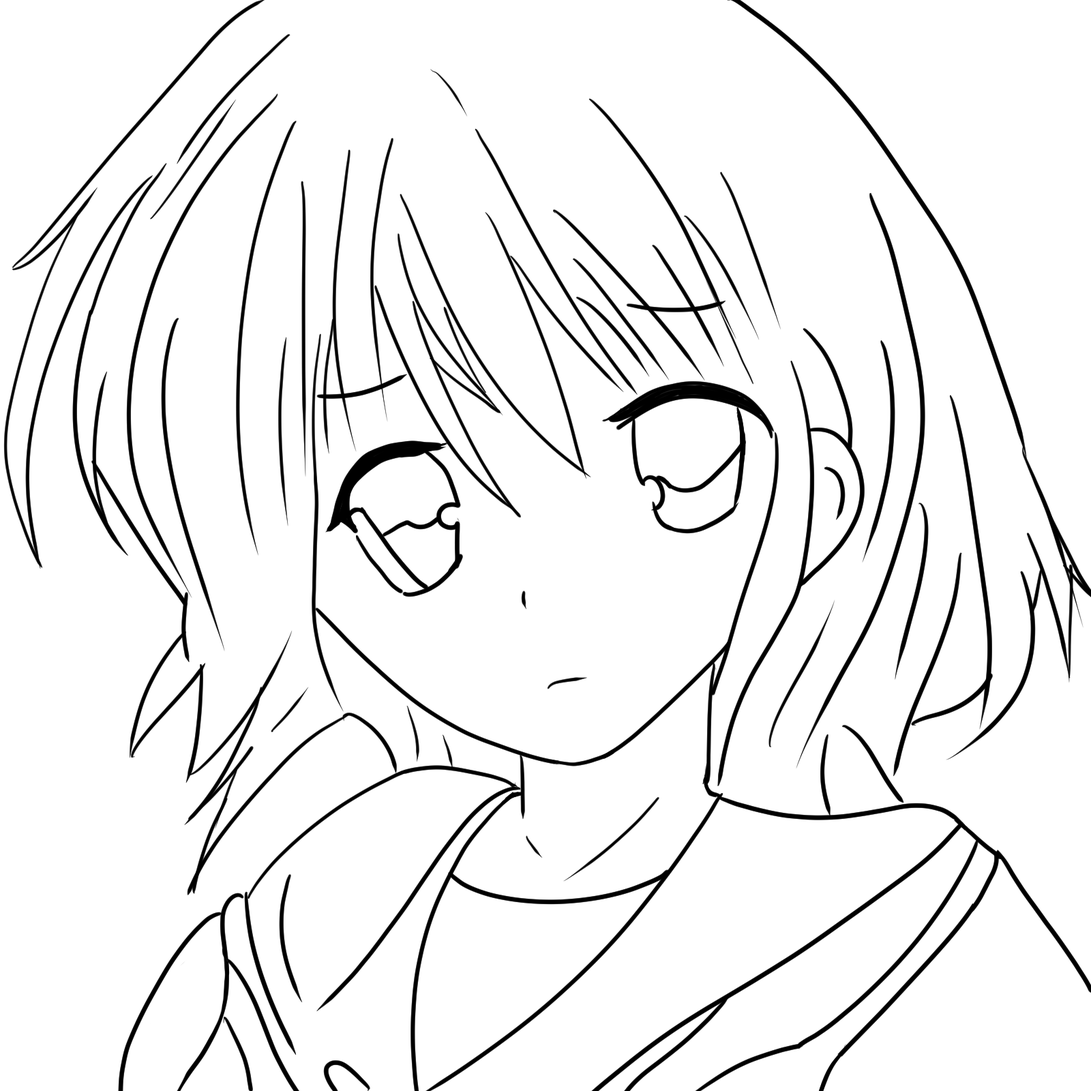
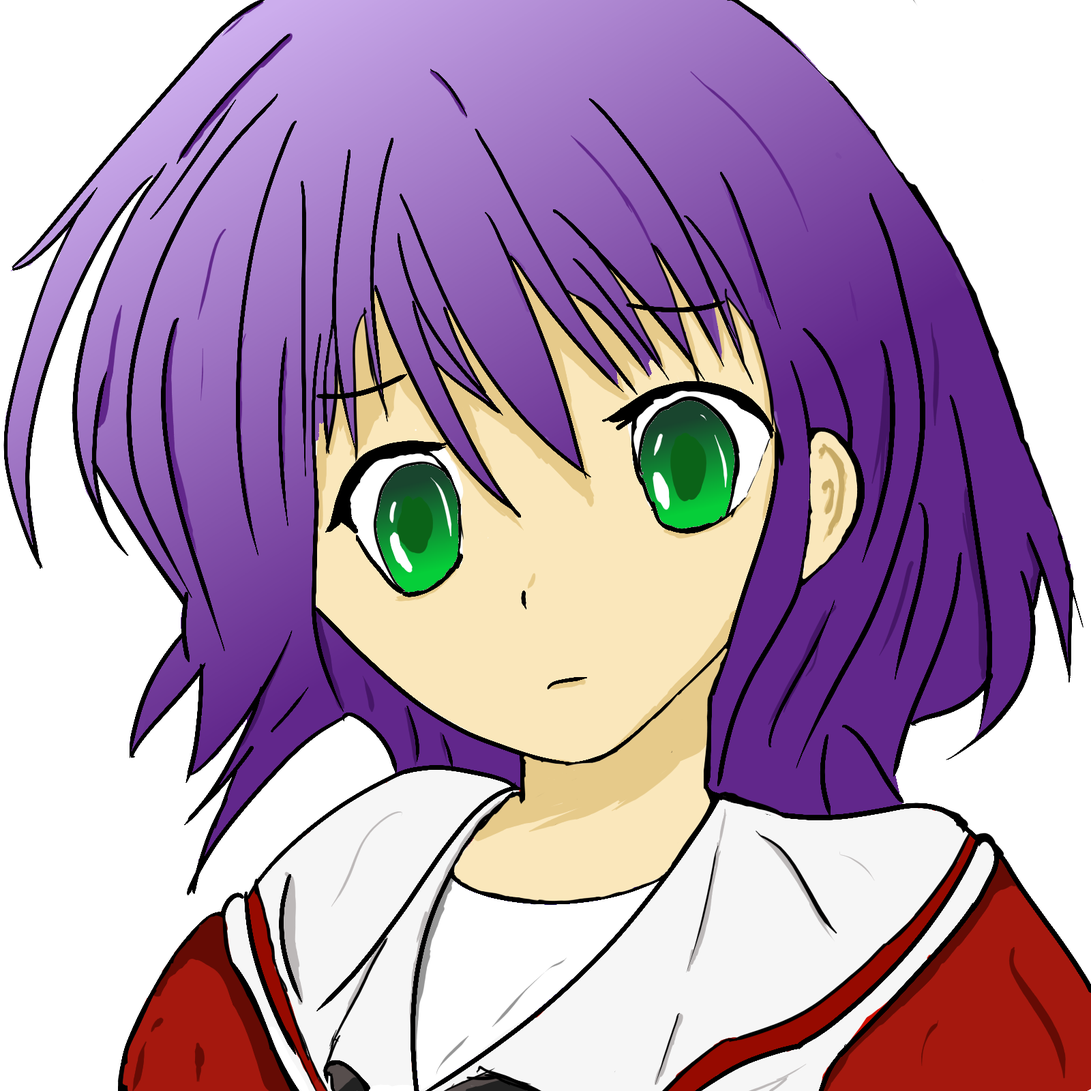
Comparing the layer stacks of the two 1091 x 1091 images. Changes:
added layer "Layer 1" above "Layer 3" over [3, 0, 1091, 1091]
added layer "colour" above "MC" over [5, 0, 1091, 1091]
hid "MC" over [3, 0, 1091, 1091]
